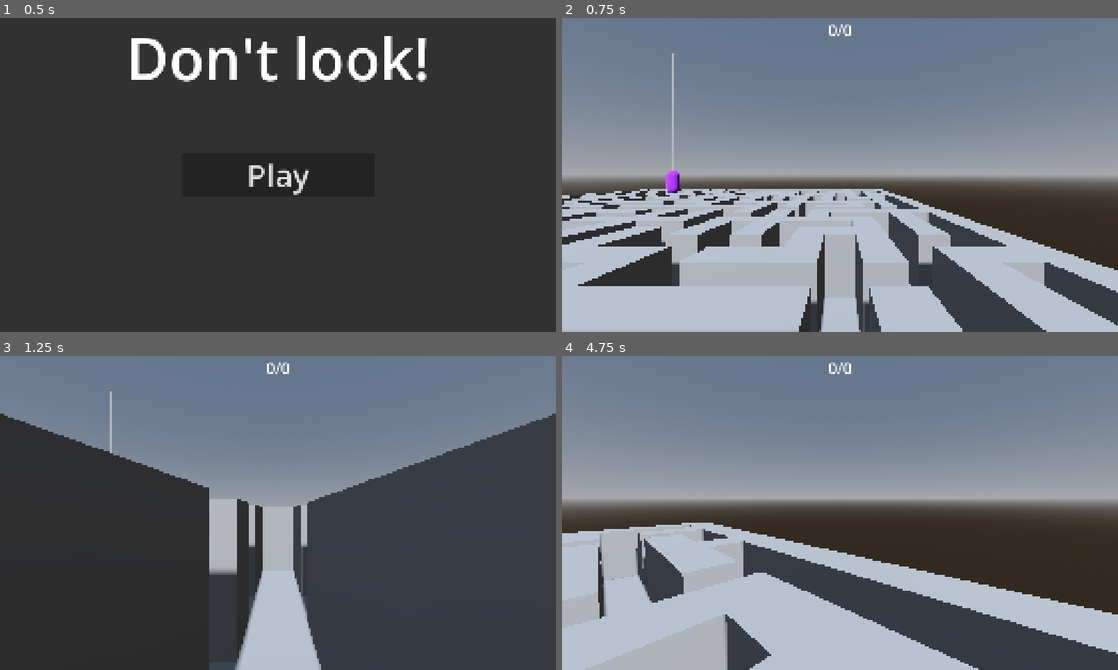
Above: before the commit, frames 1-4 (two rows, left to right).
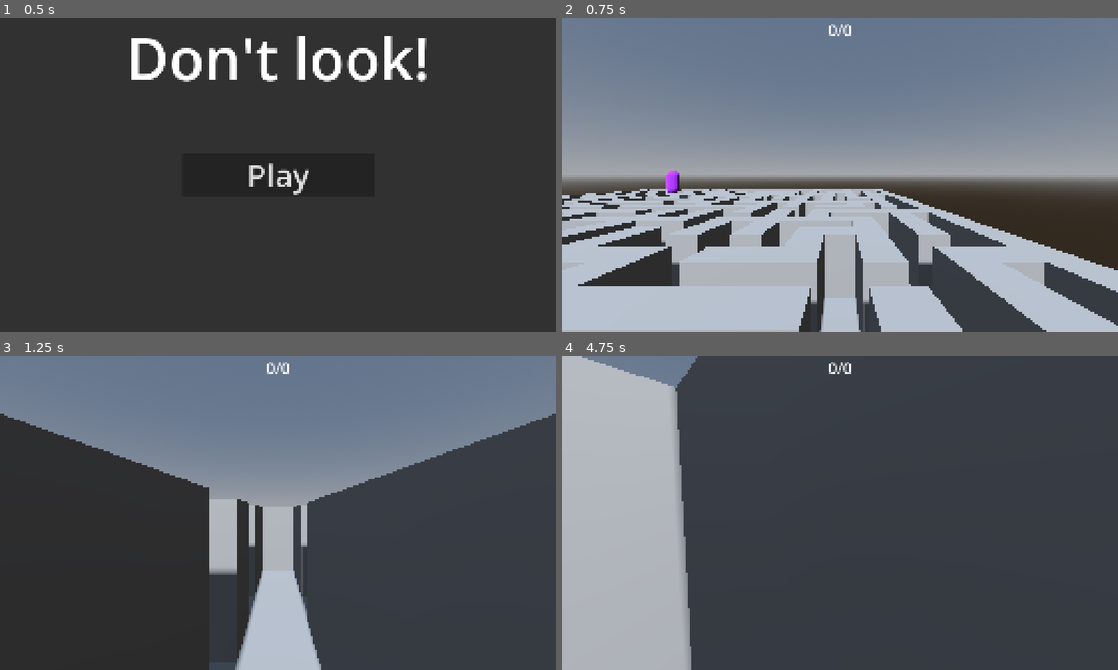
Above: after the commit, the same moments.

Repository: frenchcast1234/dont-look
Game: Godot game, scene res://src/menu/menu.tscn
Same seed, same stepped clock (60 frames per second), same inputs: the game is played once before the commit and once after it.
Inputs (mouse positions are in pixels of both pictures, inside the frame that each line leads up to):
- Up to frame 1 (0.5 s): no input
- Up to frame 2 (0.75 s): click "Play" at 0.5 s
- Up to frame 3 (1.25 s): no input
- Up to frame 4 (4.75 s): tap Enter at 1.25 s; move the mouse to (867, 513) at 1.27 s; hold W (forward) from 1.28 s (still down); tap Space (jump) at 1.35, 1.52, 1.82, 2.1, 2.27, 2.57, 2.85, 3.6, 3.77, 4.07, 4.35, 4.52 s; move the mouse to (812, 513) at 2.02 s; move the mouse to (851, 506) at 2.77 s; move the mouse to (834, 519) at 3.52 s; move the mouse to (878, 516) at 4.27 s

Frame 1 is identical in both runs. In frame 2, 0.1% of the frame differs, in the area x 19-33%, y 11-57%; in frame 3, less than 0.1%; in frame 4, 78%, in the area x 0-100%, y 0-100%.

Commit message:
Tourne la tête vers le monstre lors de la mort

Diff:
--- a/src/game/game.gd
+++ b/src/game/game.gd
@@ -84,6 +84,8 @@
 func _ready() -> void:
 	$Monster.game_over.connect(func():
 		Input.set_mouse_mode(Input.MOUSE_MODE_VISIBLE)
+		$Player/Head.is_dead = true
+		$Player/Head.target = $Monster.global_position
 		$CanvasLayer/GameOver.visible = true
 		get_tree().paused = true
 	)
--- a/src/game/game.tscn
+++ b/src/game/game.tscn
@@ -4,6 +4,7 @@
 [ext_resource type="PackedScene" uid="uid://cdcx266qq3g4k" path="res://src/game/wall.tscn" id="2_kgj8g"]
 [ext_resource type="Script" uid="uid://b7vo03ppvyatm" path="res://src/game/player.gd" id="2_s6lek"]
 [ext_resource type="PackedScene" uid="uid://ps2a16r6cmep" path="res://src/game/object.tscn" id="3_l80un"]
+[ext_resource type="Script" uid="uid://88j67tdabnsf" path="res://src/game/head.gd" id="5_jhw8o"]
 [ext_resource type="Script" uid="uid://c6bi0g47meyy0" path="res://src/game/monster.gd" id="5_xptat"]
 [ext_resource type="Script" uid="uid://d1c0dc6gtgswk" path="res://src/game/game_over.gd" id="5_yarin"]
 
@@ -68,7 +69,9 @@
 mesh = SubResource("CapsuleMesh_2wf1j")
 
 [node name="Head" type="Node3D" parent="Player" unique_id=1081969754]
+process_mode = 3
 transform = Transform3D(1, 0, 0, 0, 1, 0, 0, 0, 1, 0, 0.5528016, 0)
+script = ExtResource("5_jhw8o")
 
 [node name="Camera3D" type="Camera3D" parent="Player/Head" unique_id=1084425687]
 current = true
@@ -185,10 +188,6 @@
 [node name="Wait" type="Timer" parent="Monster" unique_id=106982605]
 wait_time = 0.205
 
-[node name="CSGBox3D" type="CSGBox3D" parent="Monster" unique_id=1261711669]
-transform = Transform3D(1, 0, 0, 0, 1, 0, 0, 0, 1, 0, 5, 0)
-size = Vector3(0.1, 10, 0.1)
-
 [connection signal="body_entered" from="Player/Area3D" to="." method="_on_area_3d_body_entered"]
 [connection signal="pressed" from="CanvasLayer/GameOver/Button" to="CanvasLayer/GameOver" method="_on_button_pressed"]
 [connection signal="timeout" from="Monster/Wait" to="Monster" method="_on_wait_timeout"]
--- a/src/game/game_over.gd
+++ b/src/game/game_over.gd
@@ -1,4 +1,5 @@
 extends Control
 
 func _on_button_pressed() -> void:
+	get_tree().paused = false
 	get_tree().change_scene_to_file("res://src/menu/menu.tscn")
--- /dev/null
+++ b/src/game/head.gd
@@ -0,0 +1,12 @@
+extends Node3D
+
+var is_dead: bool = false
+var target: Vector3
+
+func _process(delta: float) -> void:
+	if not is_dead: return
+	var to_player: Vector3 = target - global_position
+	to_player.y = 0.0
+	if to_player.length_squared() > 0.001:
+		var target_yaw: float = atan2(-to_player.x, -to_player.z)
+		global_rotation.y = rotate_toward(global_rotation.y, target_yaw, delta * 5.0)
--- a/src/game/player.gd
+++ b/src/game/player.gd
@@ -2,7 +2,7 @@
 
 @export var speed: float = 280
 @export var mouse_sensitivity: float = 0.005
-@export var jump_velocity: float = 500
+@export var jump_velocity: float = 280
 @export var gravity: float = 9.8
 
 var head: Node3D
--- a/src/game/wall.tscn
+++ b/src/game/wall.tscn
@@ -4,7 +4,7 @@
 size = Vector3(1, 2, 1)
 
 [node name="Wall" type="StaticBody3D" unique_id=574346183]
-collision_layer = 5
+collision_layer = 13
 
 [node name="CSGBox3D" type="CSGBox3D" parent="." unique_id=357478703]
 size = Vector3(1, 2, 1)
Not shown, added: src/game/head.gd.uid
